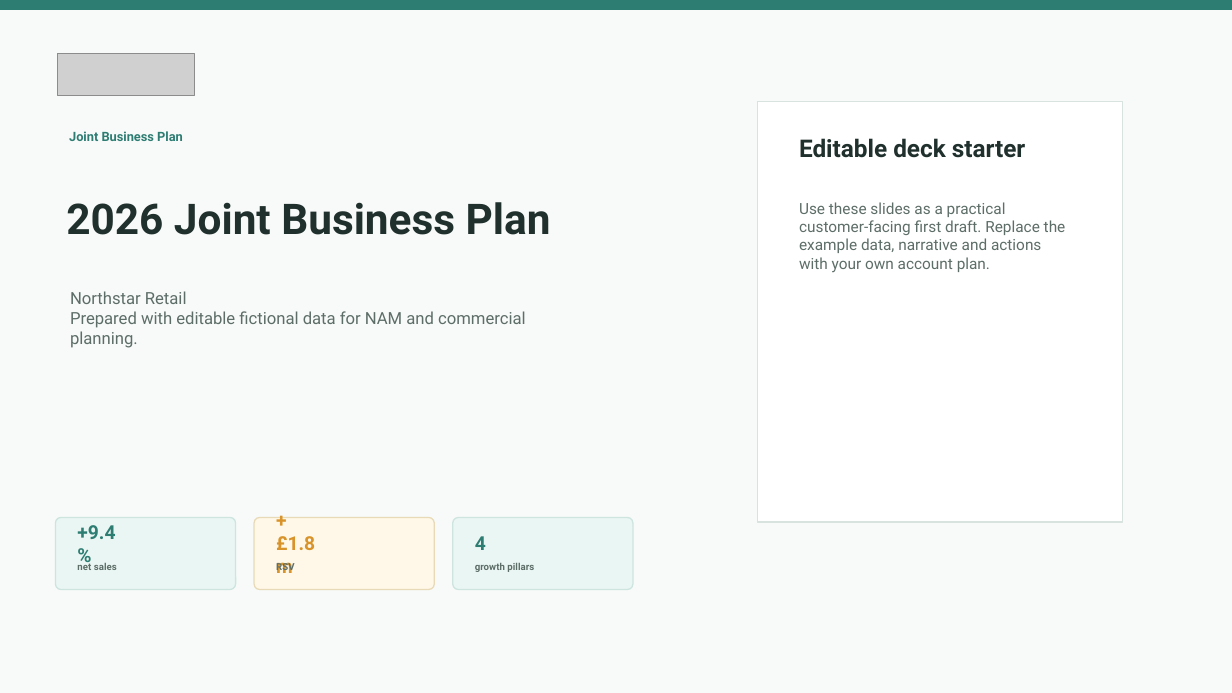
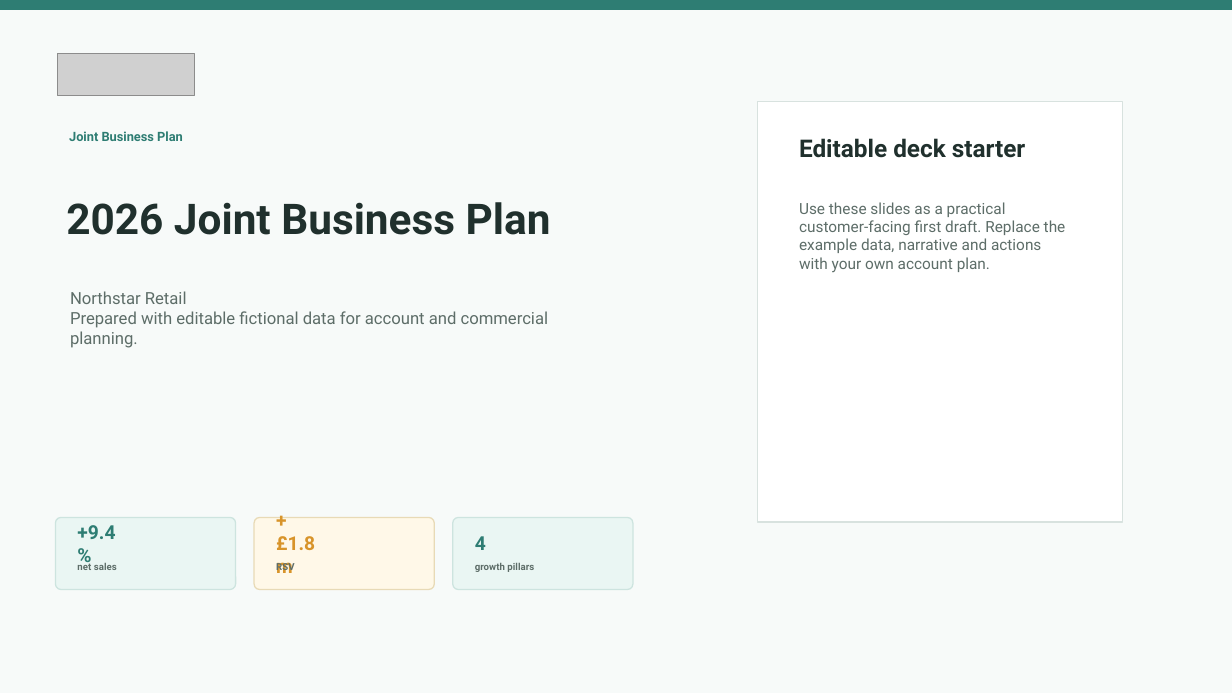
Before and after one commit to PhylC/nam-tools, a slide deck: slide 1 of public/templates/joint-business-plan-template.pptx. Drawn at 1232x693 pixels with LibreOffice and Linux fonts; fonts in the diff are those of the drawing; grey boxes stand for pictures. Boxes give left, top, right and bottom in pixels: in the first picture for what was removed or moved away, otherwise in the second. Text is boxed around its words. In the diff, an @@ line names an element or a change of style, - is before the commit and + after.

```diff
--- a/public/templates/joint-business-plan-template.pptx
+++ b/public/templates/joint-business-plan-template.pptx
@@ text at (70,311,549,348): text changed @@
-Prepared with editable fictional data for NAM and commercial planning.
+Prepared with editable fictional data for account and commercial planning.
```
Also in this commit, not shown: 36 other files.
